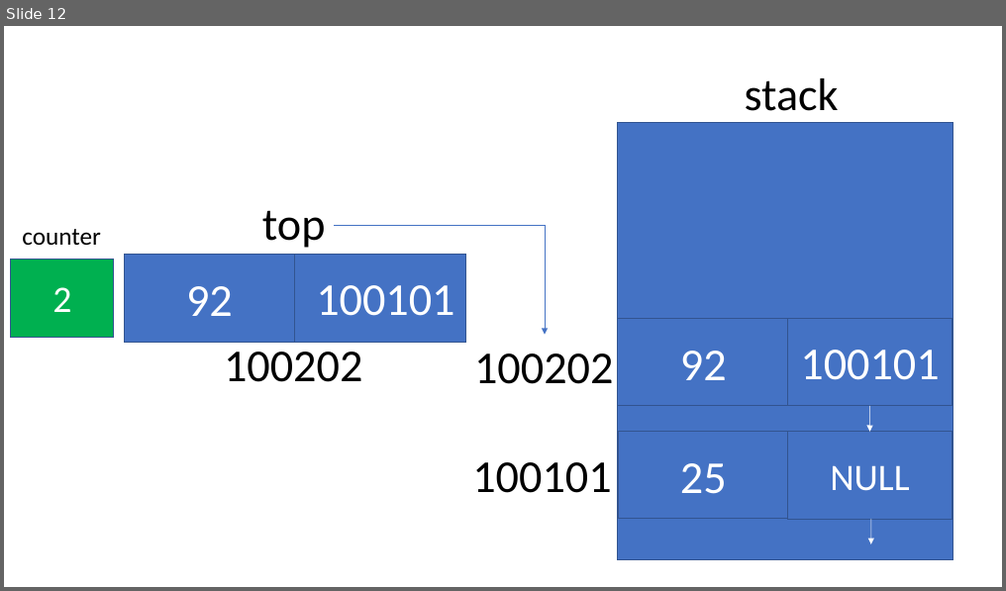
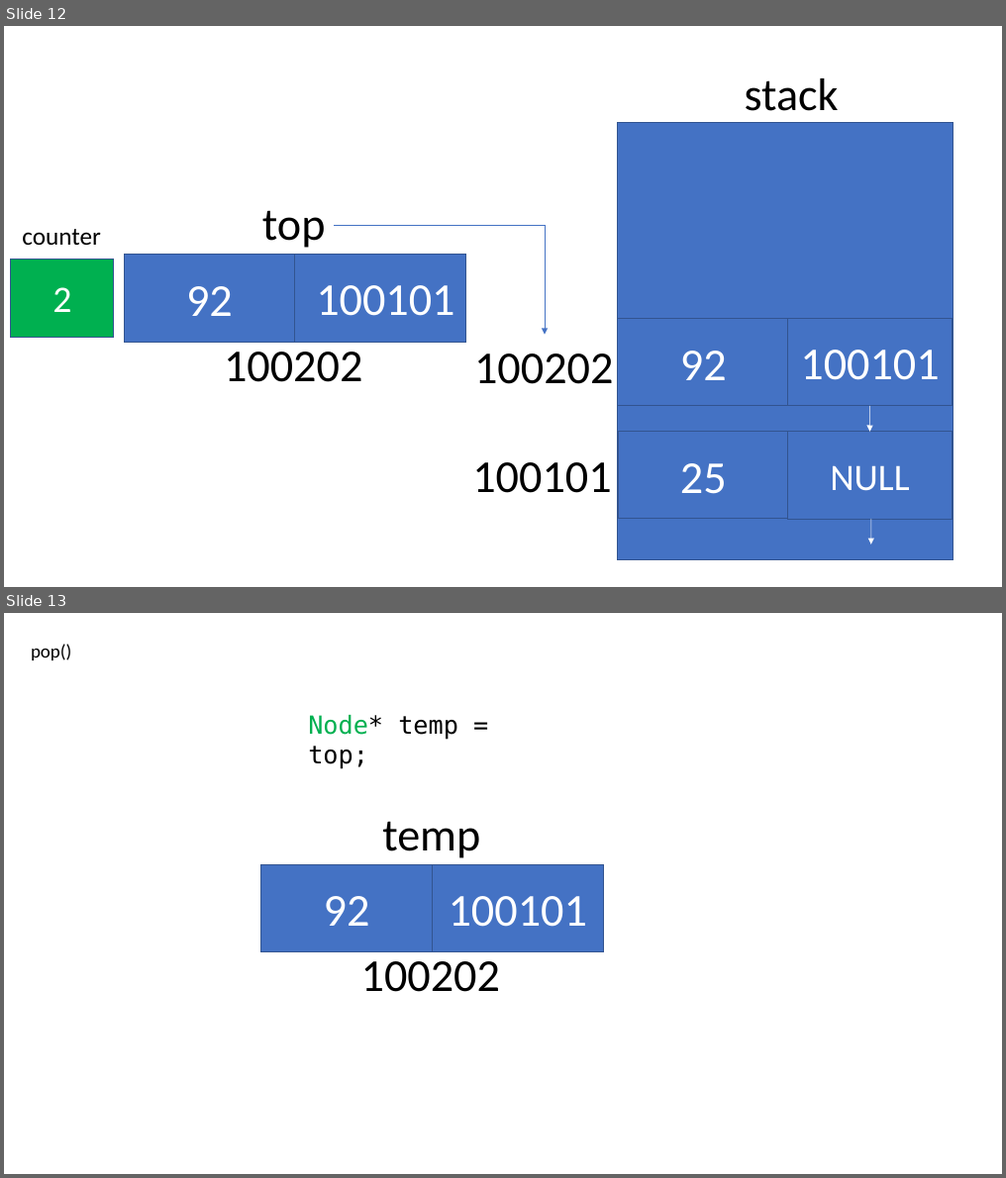
Before and after one commit to mysCod3r/BMI2123-Data-Structures, a slide deck: presentation.pptx. Shown one above the other, each under a label of ours: slide 12 before the commit, slides 12 and 13 after it. The pictures are 1006x591 and 1006x1178 pixels, drawn with LibreOffice and Linux fonts; fonts in the diff are those of the drawing. Boxes give left, top, right and bottom in pixels: in the first picture for what was removed or moved away, otherwise in the second. Text is boxed around its words. In the diff, an @@ line names an element or a change of style, - is before the commit and + after.

```diff
--- a/presentation.pptx
+++ b/presentation.pptx
@@ slide 13 added at [4,613,1002,1174], background #FFFFFF @@
@@ text added at [31,644,71,661], 18 pt, text #000000 @@
+pop()
@@ text added at [308,715,458,769], 24 pt, text #000000 @@
+Node* temp = top;
@@ text added at [382,821,480,859], 44 pt, text #000000 @@
+temp
@@ rectangle added at [261,864,433,953], fill #4472C4, outline #325491 1 pt, 44 pt, text #FFFFFF @@
+92
@@ rectangle added at [433,864,603,953], fill #4472C4, outline #325491 1 pt, 44 pt, text #FFFFFF @@
+100101
@@ text added at [361,961,500,992], 44 pt, text #000000 @@
+100202
```
Also in this commit, not shown: 2 slides changed, 16 other slides added, 6 other files.
